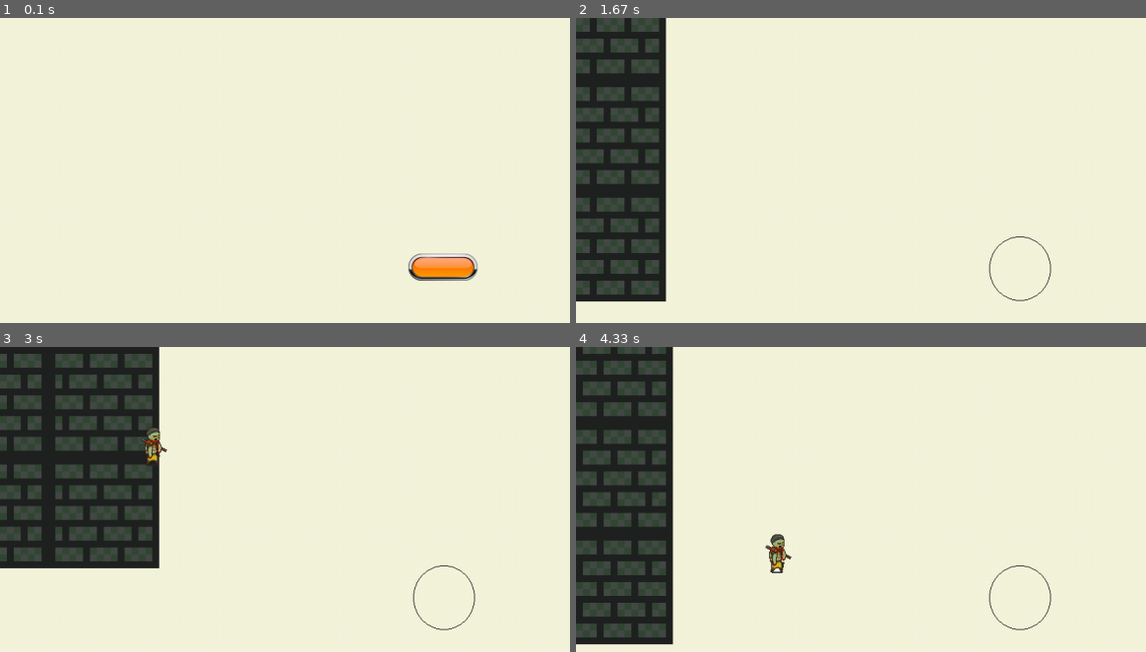
Above: before the commit, frames 1-4 (two rows, left to right).
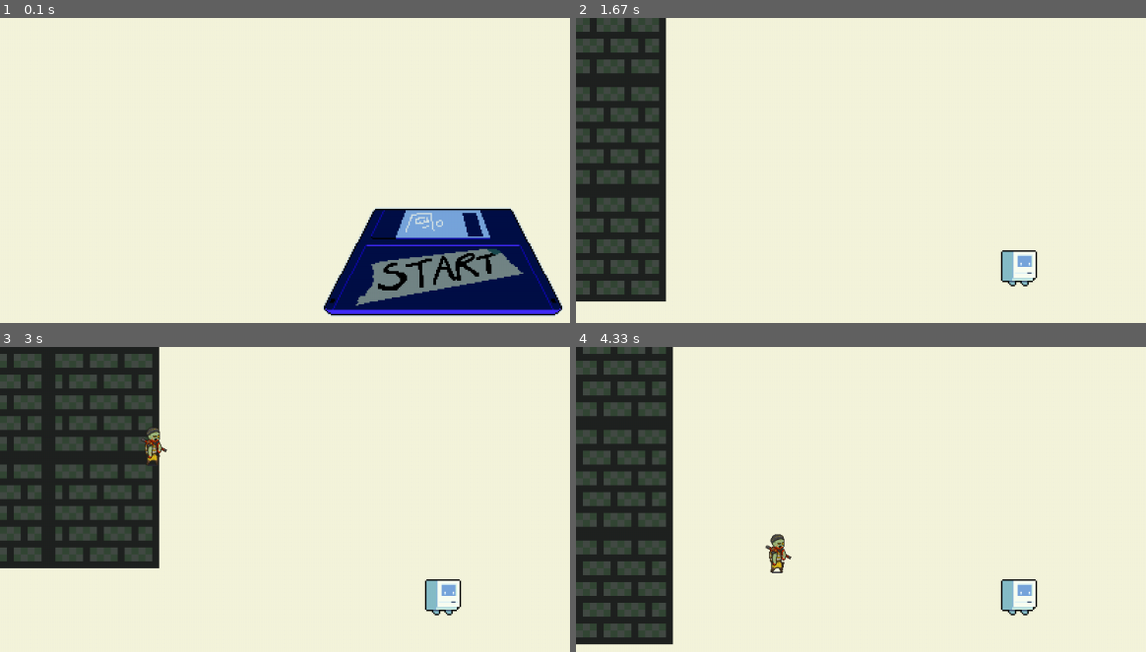
Above: after the commit, the same moments.

Repository: evelyn-keefner/portfolio
Game: pygame game, started from ch09/final/main.py
The game is run twice, just before and just after one commit, with the same random seed, the same clock (stepped at 60 frames per second) and the same inputs.
Inputs (mouse positions are in pixels of both pictures, inside the frame that each line leads up to):
- Up to frame 1 (0.1 s): no input
- Up to frame 2 (1.67 s): click (1020, 268) at 0.38 s; hold D 0.67-1.13 s; move the mouse to (986, 289) at 0.7 s; hold W 1.17-1.47 s; hold D from 1.5 s (still down)
- Up to frame 3 (3 s): release D at 1.97 s; hold A 2-2.53 s; hold S 2.57-2.87 s; hold A from 2.9 s (still down)
- Up to frame 4 (4.33 s): release A at 3.3 s; hold W 3.33-3.7 s; hold D from 3.73 s (still down)

The runs differ from the first frame. In frame 1, 12% of the frame differs, in the area x 56-99%, y 62-98%; in frame 2, 0.7%; in frame 3, 0.7%; in frame 4, 0.7%.

Commit message:
sprite updates

Diff:
--- a/ch09/final/src/button.py
+++ b/ch09/final/src/button.py
@@ -3,7 +3,9 @@
 class Button(pygame.sprite.Sprite): # class inherits from the sprite class to be able to add it to a sprite group and use update() and draw()
     def __init__(self, pos, group):
         super().__init__(group) # adds player sprite into the camera_group sprite group calling the sprite constructor Sprite(self, group)
-        self.image = pygame.image.load('assets/placeholder_assets/small_button.png')
+        self.image = pygame.image.load('assets/assets_UI/start_button.webp')
+        w,h = self.image.get_size()
+        self.image = pygame.transform.scale(self.image, (2*w,2*h))
         self.rect = self.image.get_rect(center = pos) # image_group needs an image and a rect in order to use it's built in functions draw() and update()
         self.pressed = False
 
--- a/ch09/final/src/player.py
+++ b/ch09/final/src/player.py
@@ -3,7 +3,9 @@
 class Player(pygame.sprite.Sprite): # class inherits from the sprite class to be able to add it to a sprite group and use update() and draw()
     def __init__(self, pos, group):
         super().__init__(group) # adds player sprite into the camera_group sprite group calling the sprite constructor Sprite(self, group)
-        self.image = pygame.image.load('assets/placeholder_assets/placeholder_character.png')
+        self.image = pygame.image.load('assets/sprite/sprite_idle1.webp')
+        w,h = self.image.get_size()
+        self.image = pygame.transform.scale(self.image, (2*w,2*h))
         self.rect = self.image.get_rect(center = pos) # image_group needs an image and a rect in order to use it's built in functions draw() and update()
         self.direction = pygame.math.Vector2()
         self.velocity = 5 # how fast character moves
Binary file added: ch09/final/assets/assets_UI/start_button.webp
Binary file added: ch09/final/assets/sprite/sprite_idle1.webp
Binary file added: ch09/final/assets/sprite/sprite_idle2.webp
